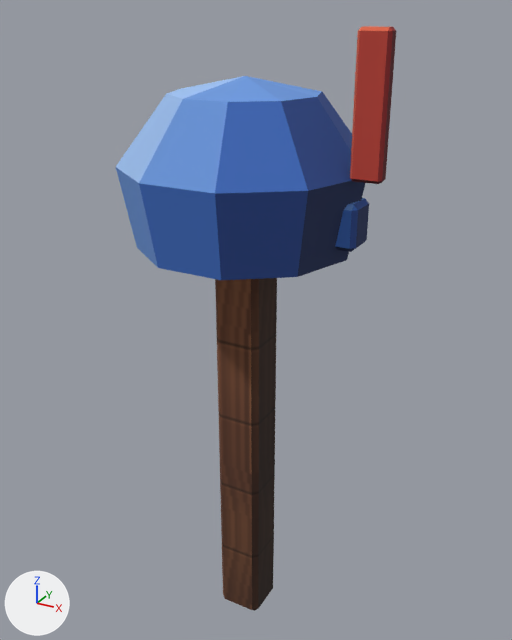
Two versions of the glTF model godot/assets/models/tiles/mailbox.glb, one commit apart.
Rendered twice from a 50 mm lens placed at (0.468, -0.823, 0.938), pointed at (-0.007, 0.041, 0.506). Every picture has the same lights, and +X, +Y and +Z are marked at lower left. The picture after the commit comes second. Vertices at exactly the same position are counted once.

In view in the first picture: 'mailbox'.
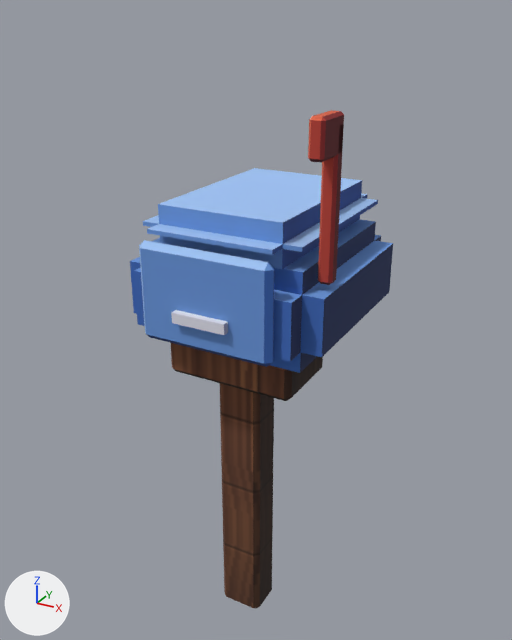
Edits to the bpy script that builds the scene:
```text
Add mat_tex_white:
    mat_tex_white = bpy.data.materials.new('tex_white')
    # uses the picture img_white4
Add mat_tex_wood:
    mat_tex_wood = bpy.data.materials.new('tex_wood')
    # uses the picture img_wood
Change me_mailbox:
    used by ob_mailbox; location = (0.0, 0.0, 0.0)
    remove me_mailbox.from_pydata(...)  # 125 vertices, 229 faces; spans x -0.17..0.2, y -0.162..0.162, z -0.002..0.92
    add me_mailbox.from_pydata(...)  # 195 vertices, 353 faces; spans x -0.15..0.15, y -0.128..0.22, z -0.002..0.83
    me_mailbox part 1: the loose piece of 24 vertices spanning x -0.035..0.035, y -0.035..0.035, z 0.0..0.62 is scaled about its middle by (1, 0.834, 0.803), then moved by (0.0, 0.0, -0.06)
    me_mailbox part 2: a new loose piece, a box spanning x -0.04..0.04, y -0.128..-0.118, z 0.56..0.575, in mat_tex_white
    me_mailbox part 3: a new loose piece of 32 vertices spanning x -0.15..0.15, y -0.1..0.22, z 0.5..0.64, in mat_tex_blue
    me_mailbox part 4: a new loose piece of 32 vertices spanning x -0.12..0.12, y -0.1..0.22, z 0.64..0.7, in mat_tex_blue
    me_mailbox part 5: a new loose piece of 24 vertices spanning x -0.1..0.1, y -0.06..0.06, z 0.44..0.5, in mat_tex_wood
    me_mailbox part 6: a new loose piece of 24 vertices spanning x -0.1..0.1, y -0.118..-0.1, z 0.52..0.66, in mat_tex_blue
    me_mailbox part 7: a new loose piece of 24 vertices spanning x 0.13..0.15, y -0.05..-0.03, z 0.62..0.82, in mat_tex_red
    me_mailbox part 8: a new loose piece of 24 vertices spanning x 0.13..0.15, y -0.09..-0.03, z 0.78..0.83, in mat_tex_red
    me_mailbox part 9: the loose piece of 24 vertices spanning x 0.16..0.2, y -0.035..-0.015, z 0.75..0.92 is deleted
    me_mailbox part 10: the loose piece of 24 vertices spanning x -0.17..0.17, y -0.03..0.02, z 0.66..0.72 is deleted
    me_mailbox part 11
    50 vertices are removed from x -0.17..0.17, y -0.162..0.162, z 0.62..0.86
    96 faces are deleted
    add me_mailbox.materials.append(mat_tex_wood)
    add me_mailbox.materials.append(mat_tex_white)
```

Boxes [x1, y1, x2, y2] around the edits, measured in the pictures (512 x 640 px; the box of a moved part takes in the faces that stretch with it):
'mailbox', reshaped (6% narrower, 15% shorter)
    before: [116, 26, 396, 610]
    after: [130, 110, 393, 609]
part 1 of me_mailbox, moved or reshaped
    before: [215, 278, 277, 610]
    after: [220, 383, 274, 609]
part 2 of me_mailbox, added
    after: [171, 310, 228, 335]
part 3 of me_mailbox, added (blue)
    after: [130, 219, 393, 373]
part 4 of me_mailbox, added (blue)
    after: [143, 168, 378, 269]
part 5 of me_mailbox, added (brown)
    after: [171, 343, 323, 401]
part 6 of me_mailbox, added (blue)
    after: [139, 240, 274, 367]
part 7 of me_mailbox, added (red)
    after: [318, 125, 343, 285]
part 8 of me_mailbox, added (red)
    after: [308, 110, 344, 163]
part 9 of me_mailbox, deleted (red)
    before: [350, 26, 396, 184]
part 10 of me_mailbox, deleted (blue)
    before: [335, 198, 369, 252]
part 11 of me_mailbox, deleted (blue)
    before: [116, 76, 365, 280]
